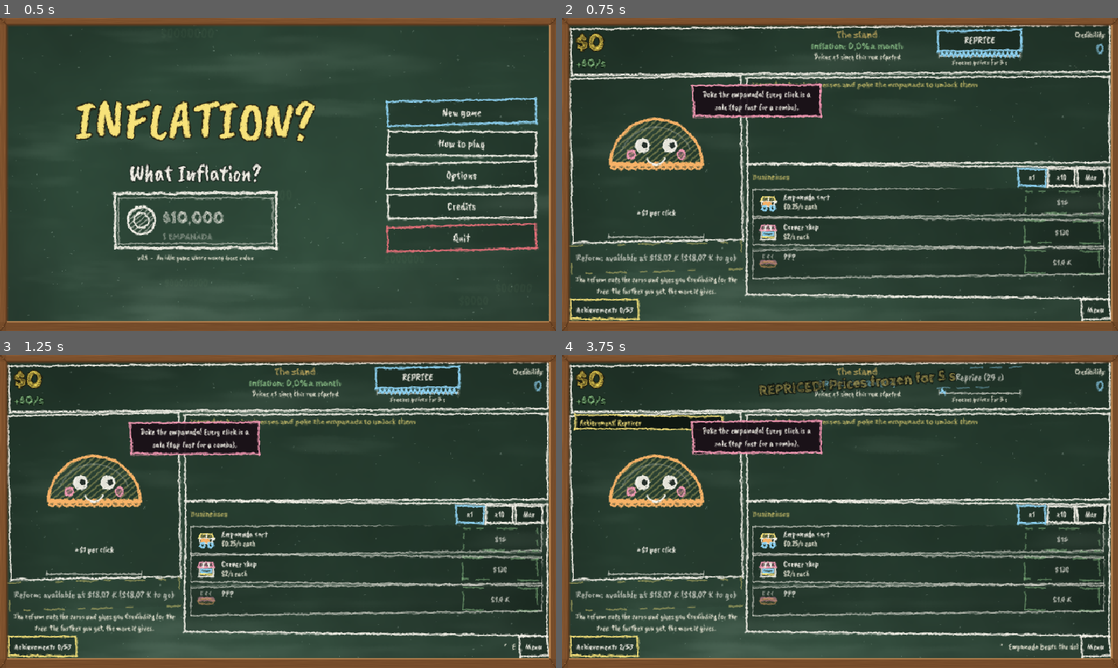
Above: before the commit, frames 1-4 (two rows, left to right).
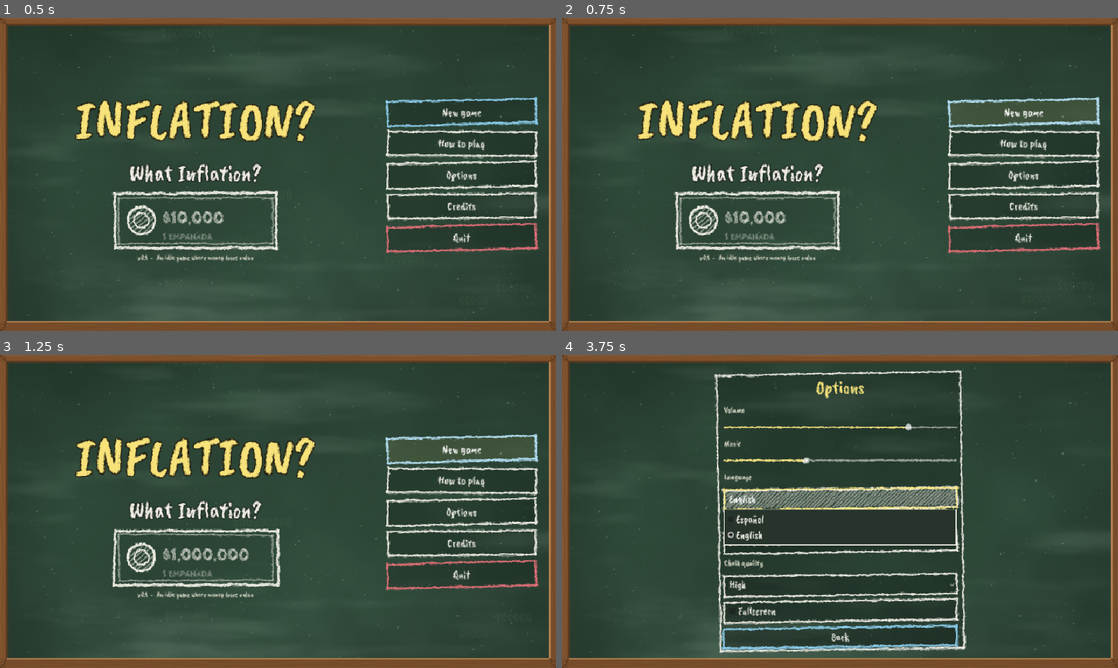
Above: after the commit, the same moments.

Repository: agusmoscato/INFLATION-What-Inflation-
Game: Godot game, scene res://scenes/Main.tscn
Same seed, same stepped clock (60 frames per second), same inputs: the game is played once before the commit and once after it.
Inputs (mouse positions are in pixels of both pictures, inside the frame that each line leads up to):
- Up to frame 1 (0.5 s): no input
- Up to frame 2 (0.75 s): click "New game" at 0.5 s
- Up to frame 3 (1.25 s): no input
- Up to frame 4 (3.75 s): click (1023, 448) at 1.25 s, where only the run after the commit has a clickable "New game"; click (979, 376) at 2 s, where only the run before the commit has a clickable "REPRICE"; click (1029, 514) at 2.75 s, where only the run before the commit has a clickable "x1"; click (840, 498) at 3.5 s, where only the run after the commit has a clickable "English"

Frame 1 is identical in both runs. In frame 2, 26% of the frame differs, in the area x 1-99%, y 2-97%; in frame 3, 26%; in frame 4, 27%.
Error after the commit: Parse Error: Static function "upgrade_condition_text()" not found in base "EconomyLogic". (res://scripts/ui/game_screen.gd:729)

Commit message:
Lista de negocios compacta: se ven todos los desbloqueados, el próximo como ??? con su precio, cada capa suma negocios y una flecha avisa si hay más abajo (punto 2)
Co-Authored-By: Claude Opus 5.5 <noreply@anthropic.com>

Diff:
--- a/scripts/ui/game_screen.gd
+++ b/scripts/ui/game_screen.gd
@@ -41,6 +41,8 @@
 var upg_detail: PanelContainer
 var _upg_hover: UpgradeIcon
 var biz_list: VBoxContainer
+var biz_scroll: ScrollContainer
+var biz_more: Label
 var biz_rows: Array = []          # [{def,row,icon,name,info,owned,btn}]
 var qty_buttons: Array = []
 var nav_tree: Button
@@ -338,38 +340,51 @@
 			_refresh_qty_buttons())
 		top.add_child(b)
 		qty_buttons.append({"btn": b, "q": q})
+	# lista compacta con scroll; si hay más abajo, una flecha de tiza lo avisa
+	var holder: Control = Control.new()
+	holder.size_flags_vertical = Control.SIZE_EXPAND_FILL
+	bv.add_child(holder)
 	var sc: ScrollContainer = ScrollContainer.new()
-	sc.size_flags_vertical = Control.SIZE_EXPAND_FILL
+	sc.set_anchors_and_offsets_preset(Control.PRESET_FULL_RECT)
 	sc.horizontal_scroll_mode = ScrollContainer.SCROLL_MODE_DISABLED
-	bv.add_child(sc)
+	holder.add_child(sc)
+	biz_scroll = sc
 	biz_list = VBoxContainer.new()
 	biz_list.size_flags_horizontal = Control.SIZE_EXPAND_FILL
-	biz_list.add_theme_constant_override("separation", 5)
+	biz_list.add_theme_constant_override("separation", 3)
 	sc.add_child(biz_list)
+	biz_more = UIKit.label(tr("ui.biz.more"), 15, Chalk.YELLOW, HORIZONTAL_ALIGNMENT_CENTER, true)
+	biz_more.add_theme_color_override("font_outline_color", Color.BLACK)
+	biz_more.add_theme_constant_override("outline_size", 6)
+	biz_more.mouse_filter = Control.MOUSE_FILTER_IGNORE
+	biz_more.set_anchors_and_offsets_preset(Control.PRESET_BOTTOM_WIDE)
+	biz_more.offset_top = -24.0
+	biz_more.set_meta("qa_ignore", true)
+	holder.add_child(biz_more)
 	for def in GameData.businesses:
-		var row: PanelContainer = UIKit.panel(UIKit.C_PANEL2, 8)
+		var row: PanelContainer = UIKit.panel(UIKit.C_PANEL2, 5)
 		var h: HBoxContainer = HBoxContainer.new()
-		h.add_theme_constant_override("separation", 10)
+		h.add_theme_constant_override("separation", 8)
 		row.add_child(h)
 		var icon: BusinessIcon = BusinessIcon.new(def["id"])
-		icon.custom_minimum_size = Vector2(50, 50)
+		icon.custom_minimum_size = Vector2(38, 38)
 		h.add_child(icon)
 		var info: VBoxContainer = VBoxContainer.new()
 		info.size_flags_horizontal = Control.SIZE_EXPAND_FILL
-		info.add_theme_constant_override("separation", -2)
+		info.add_theme_constant_override("separation", -4)
 		h.add_child(info)
-		var name_l: Label = UIKit.label(tr(def["name_key"]), 17)
+		var name_l: Label = UIKit.label(tr(def["name_key"]), 16)
 		name_l.clip_text = true
 		info.add_child(name_l)
-		var info_l: Label = UIKit.label("", 15, UIKit.C_DIM)
+		var info_l: Label = UIKit.label("", 13, UIKit.C_DIM)
 		info_l.clip_text = true
 		info.add_child(info_l)
-		var owned: Label = UIKit.label("", 22, UIKit.C_GOLD, HORIZONTAL_ALIGNMENT_CENTER, true)
-		owned.custom_minimum_size = Vector2(56, 0)
+		var owned: Label = UIKit.label("", 20, UIKit.C_GOLD, HORIZONTAL_ALIGNMENT_CENTER, true)
+		owned.custom_minimum_size = Vector2(50, 0)
 		h.add_child(owned)
 		var btn: Button = Button.new()
-		btn.custom_minimum_size = Vector2(170, 46)
-		UIKit.style_button(btn, UIKit.C_GREEN.darkened(0.25), 17)
+		btn.custom_minimum_size = Vector2(160, 36)
+		UIKit.style_button(btn, UIKit.C_GREEN.darkened(0.25), 16)
 		btn.pressed.connect(_on_buy_business.bind(def["id"]))
 		h.add_child(btn)
 		biz_list.add_child(row)
@@ -471,7 +486,8 @@
 	var v: Node = upg_detail.get_child(0)
 	var u: Dictionary = ic.upg
 	(v.get_child(0) as Label).text = GameData.upgrade_title(u)
-	(v.get_child(1) as Label).text = UpgradeIcon.describe(u) + ("\n" + tr("ui.upg.locked") if ic.locked else "")
+	var why: String = tr("ui.upg.locked") if ic.cond_text == "" else tr("ui.upg.locked_cond") % ic.cond_text
+	(v.get_child(1) as Label).text = UpgradeIcon.describe(u) + ("\n" + why if ic.locked else "")
 	var cost: BigNumber = EconomyLogic.upgrade_cost(gm(), u)
 	var line: String = tr("ui.upg.cost") % UIKit.money(cost)
 	if cost.gt(gm().money):
@@ -608,24 +624,41 @@
 		reform_hint.text = tr("ui.reform.need")
 
 
+## Cuántos negocios se ven sin haberlos comprado todavía, según la capa de la vuelta (cada capa agrega negocios).
+const ERA_SHOW: Array = [0, 3, 5, 7, 10, 10]
+
+
 func _refresh_biz(m: GameModel) -> void:
-	var max_idx: int = 0
+	var shown: int = ERA_SHOW[clampi(EconomyLogic.era_of(m), 1, 5)]
 	for r in biz_rows:
 		if m.owned_count(r["def"]["id"]) > 0:
-			max_idx = maxi(max_idx, int(r["def"]["idx"]))
+			shown = maxi(shown, int(r["def"]["idx"]) + 2)
+	var mystery_idx: int = -1
 	for r in biz_rows:
 		var def: Dictionary = r["def"]
 		var id: String = def["id"]
+		var idx: int = int(def["idx"])
 		var avail: bool = EconomyLogic.business_available(m, def)
 		var n: int = m.owned_count(id)
 		var row: Control = r["row"]
-		# como en Cookie Clicker: se ven los que tenés, el siguiente y uno misterioso más
-		row.visible = avail and int(def["idx"]) <= max_idx + 2
+		# se ven todos los desbloqueados hasta donde llega la capa, y el siguiente como "???" con su precio
+		var visible_named: bool = n > 0 or (avail and idx < shown)
+		var mystery: bool = false
+		if not visible_named and mystery_idx < 0:
+			mystery_idx = idx
+			mystery = true
+		row.visible = visible_named or mystery
 		if not row.visible:
 			continue
-		var mystery: bool = int(def["idx"]) == max_idx + 2 and n == 0
 		(r["name"] as Label).text = "???" if mystery else tr(def["name_key"])
 		(r["owned"] as Label).text = str(n) if n > 0 else ""
+		var btn: Button = r["btn"]
+		(r["icon"] as Control).modulate.a = 0.3 if mystery else 1.0
+		if mystery:
+			(r["info"] as Label).text = tr("ui.biz.locked_tree") if not avail else tr("ui.biz.mystery")
+			btn.text = UIKit.money(EconomyLogic.business_cost(m, def, 1))
+			btn.disabled = not avail or EconomyLogic.business_cost(m, def, 1).gt(m.money)
+			continue
 		var each: BigNumber = def["base_income"].mul_f(float(m.mods["prod_mult"]))
 		if n > 0 and m.biz_income.has(id):
 			each = (m.biz_income[id] as BigNumber).div_f(float(n))
@@ -636,10 +669,9 @@
 				break
 		var info: String = tr("ui.biz.each") % each.format()
 		if next_ms > 0 and n > 0:
-			info += "  ·  " + tr("ui.biz.next_ms") % next_ms
-		(r["info"] as Label).text = "" if mystery else info
+			info += "  -  " + tr("ui.biz.next_ms") % next_ms
+		(r["info"] as Label).text = info
 		var q: int = _buy_mode
-		var btn: Button = r["btn"]
 		var cost: BigNumber
 		if q < 0:
 			var k: int = maxi(1, EconomyLogic.max_affordable(m, def))
@@ -649,7 +681,10 @@
 			cost = EconomyLogic.business_cost(m, def, q)
 			btn.text = UIKit.money(cost) if q == 1 else "x%d  %s" % [q, UIKit.money(cost)]
 		btn.disabled = cost.gt(m.money)
-		(r["icon"] as Control).modulate.a = 0.35 if mystery else 1.0
+	var vb: VScrollBar = biz_scroll.get_v_scroll_bar()
+	biz_more.visible = vb.max_value - vb.page > float(biz_scroll.scroll_vertical) + 6.0
+	if biz_more.visible:
+		biz_more.position.y = biz_more.get_parent().size.y - 24.0 + sin(_clock * 4.0) * 3.0
 
 
 func _refresh_qty_buttons() -> void:
@@ -690,7 +725,9 @@
 			nl.vertical_alignment = VERTICAL_ALIGNMENT_CENTER
 			upg_flow.add_child(nl)
 			for u in next:
-				_add_upgrade_card(UpgradeIcon.new(u, true))
+				var lk: UpgradeIcon = UpgradeIcon.new(u, true)
+				lk.cond_text = EconomyLogic.upgrade_condition_text(m, u)
+				_add_upgrade_card(lk)
 	for ic in _upg_icons:
 		var card: UpgradeIcon = ic
 		var cost: BigNumber = EconomyLogic.upgrade_cost(m, card.upg)
